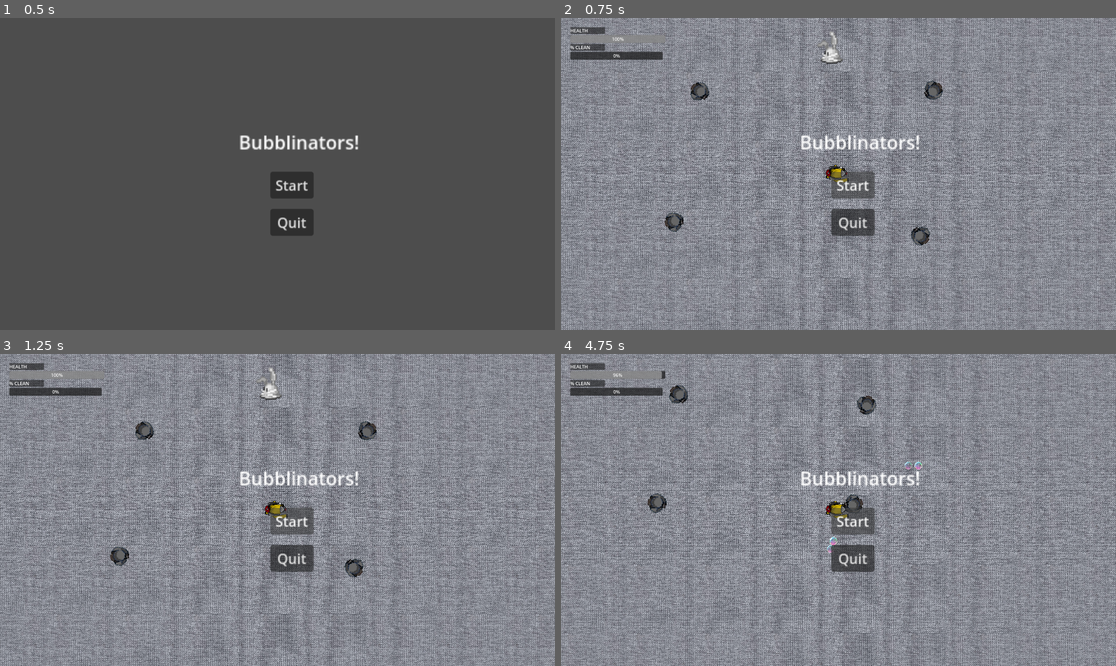
Above: before the commit, frames 1-4 (two rows, left to right).
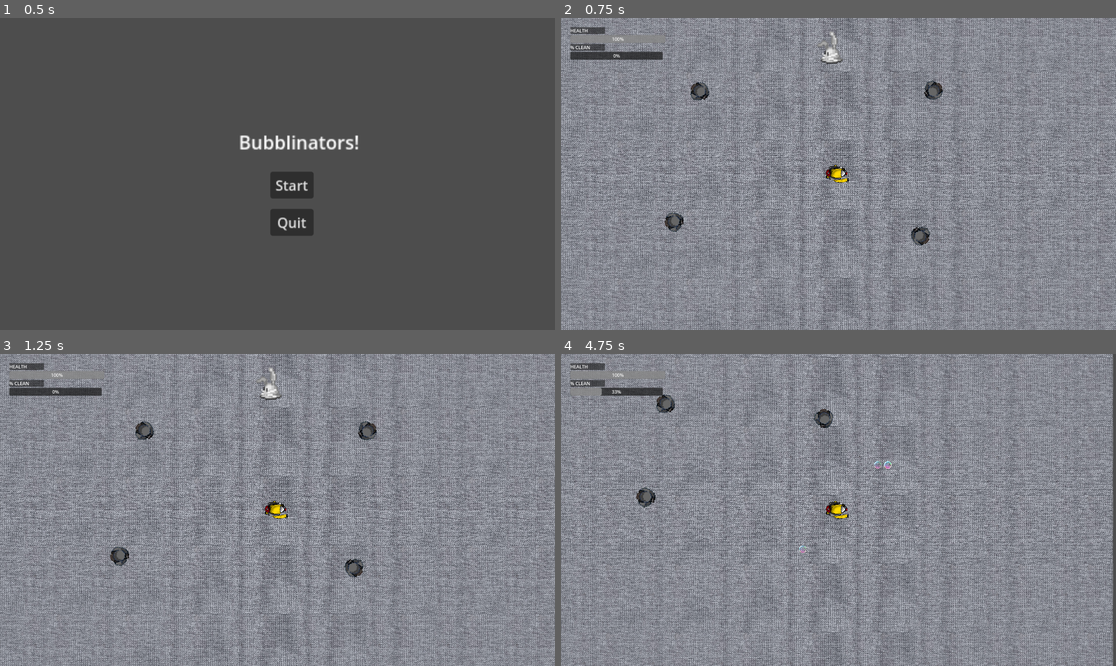
Above: after the commit, the same moments.

Repository: GGJ2025-Guac/GGJ2025
Game: Godot game, scene res://game_start.tscn
The game is run twice, just before and just after one commit, with the same random seed, the same clock (stepped at 60 frames per second) and the same inputs.
Inputs (mouse positions are in pixels of both pictures, inside the frame that each line leads up to):
- Up to frame 1 (0.5 s): no input
- Up to frame 2 (0.75 s): click "Start" at 0.5 s
- Up to frame 3 (1.25 s): no input
- Up to frame 4 (4.75 s): click (855, 522) at 1.25 s, where only the run before the commit has a clickable "Start"; click (855, 522) at 2 s, where only the run before the commit has a clickable "Start"; hold D (right) 2.78-3.53 s; hold Space (bubble) 2.78-3.53 s; hold S (down) 3.53-4.28 s; tap Space (bubble) at 3.6 s; hold D (right) from 4.28 s (still down); hold Space (bubble) from 4.28 s (still down)

Frame 1 is identical in both runs. In frame 2, 1.8% of the frame differs, in the area x 43-65%, y 37-70%; in frame 3, 1.8%; in frame 4, 52%, in the area x 0-100%, y 0-100%.

Commit message:
back to start after win
Also, remove start canvas from main

Diff:
--- a/testinggodot/main.gd
+++ b/testinggodot/main.gd
@@ -37,7 +37,7 @@
 
 func level_won():
 	print("Main level_won")
-
+	get_tree().change_scene_to_file("res://game_start.tscn")
 
 func _on_tree_exiting() -> void:
 	if audio_player and audio_player.playing:
--- a/testinggodot/main.tscn
+++ b/testinggodot/main.tscn
@@ -10,7 +10,6 @@
 [ext_resource type="PackedScene" uid="uid://dr2427i2q5q6" path="res://hud.tscn" id="8_2wy5i"]
 [ext_resource type="AudioStream" uid="uid://1k8rwvcnsxyi" path="res://assets/bubble_stage_theme_v1_loop_demo.mp3" id="9_np5wb"]
 [ext_resource type="AudioStream" uid="uid://cmil8ufjpnr01" path="res://assets/shoot1.wav" id="10_mxf6u"]
-[ext_resource type="PackedScene" uid="uid://bmud5214eb2cy" path="res://game_start.tscn" id="11_xid8l"]
 
 [node name="Main" type="Node2D"]
 script = ExtResource("1_fgo1o")
@@ -61,6 +60,4 @@
 stream = ExtResource("10_mxf6u")
 bus = &"SFX"
 
-[node name="GameStart" parent="." instance=ExtResource("11_xid8l")]
-
 [connection signal="tree_exiting" from="." to="." method="_on_tree_exiting"]
Not shown: 1 places in testinggodot/main.tscn that only renumber resources
